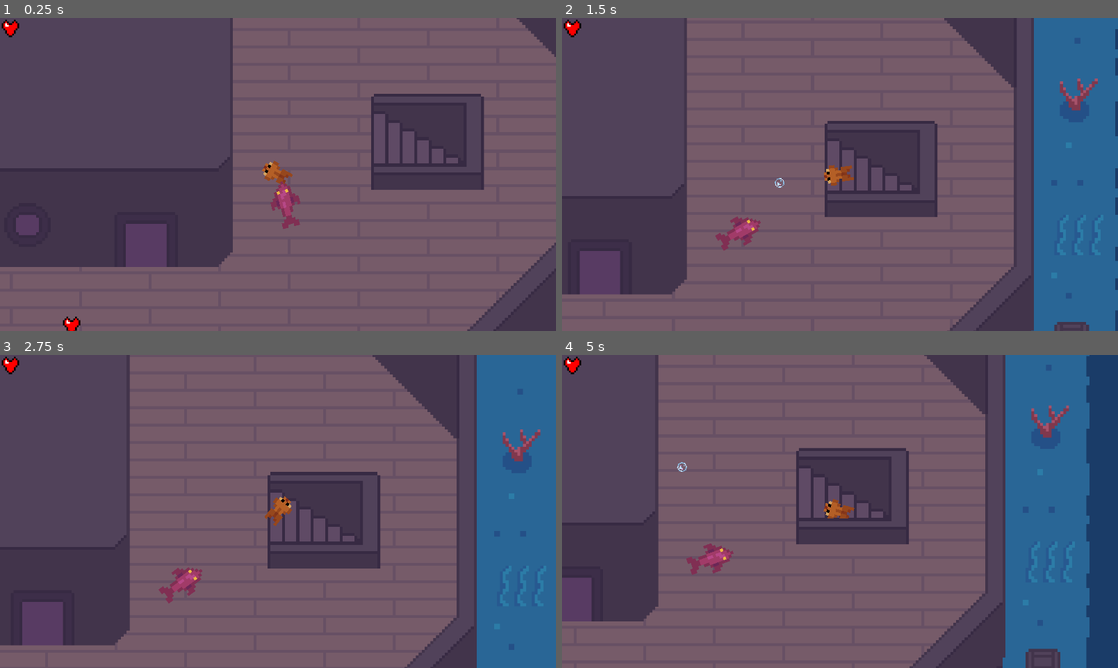
Above: before the commit, frames 1-4 (two rows, left to right).
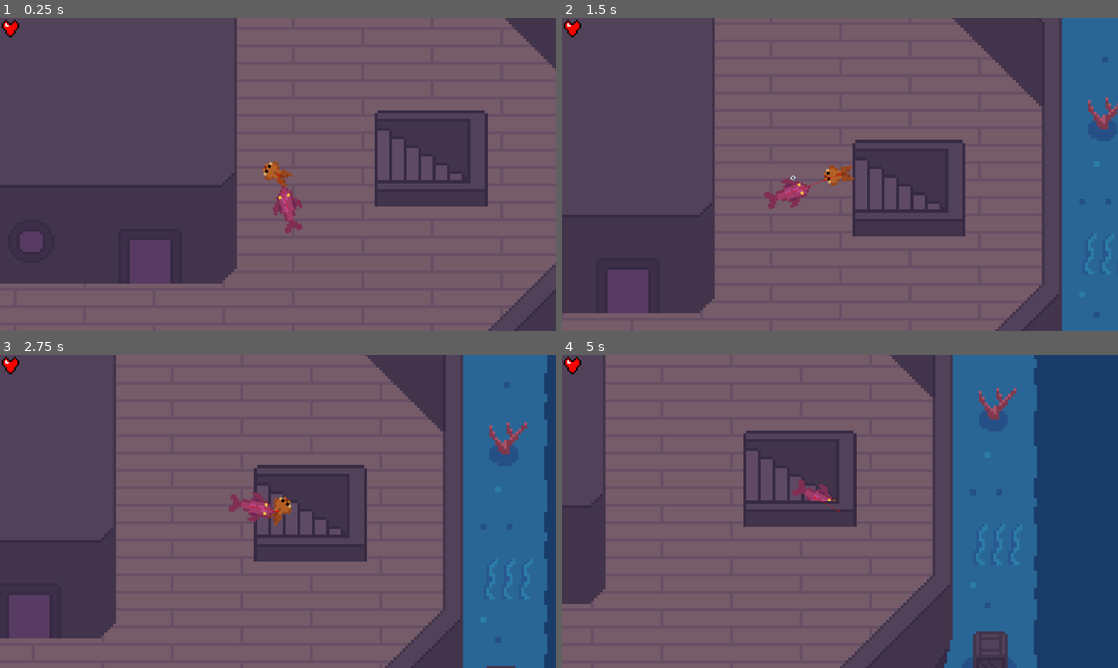
Above: after the commit, the same moments.

Repository: canaryincoalmine/Fish-Society-and-its-Bubbles
Game: Godot game, scene res://Code/Screens/Level 1.tscn
The game is run twice, just before and just after one commit, with the same random seed, the same clock (stepped at 60 frames per second) and the same inputs. This scene is started directly instead of the project's main scene.
Inputs (mouse positions are in pixels of both pictures, inside the frame that each line leads up to):
- Up to frame 1 (0.25 s): no input
- Up to frame 2 (1.5 s): move the mouse to (962, 158) at 0.52 s; tap Space (dash) at 0.6 s; move the mouse to (728, 190) at 1.27 s; click (728, 190) at 1.35 s
- Up to frame 3 (2.75 s): move the mouse to (333, 442) at 2.02 s; tap Space (dash) at 2.1 s
- Up to frame 4 (5 s): move the mouse to (812, 574) at 2.77 s; click (812, 574) at 2.85 s; move the mouse to (1006, 558) at 3.52 s; tap Space (dash) at 3.6 s; move the mouse to (673, 464) at 4.27 s; click (673, 464) at 4.35 s

The runs differ from the first frame. In frame 1, 9.3% of the frame differs, in the area x 0-100%, y 0-100%; in frame 2, 21%; in frame 3, 14%; in frame 4, 39%, in the area x 0-95%, y 0-100%.

Commit message:
Fixed navigation for level 1.

Diff:
--- a/Code/Screens/Level 1.tscn
+++ b/Code/Screens/Level 1.tscn
@@ -15,8 +15,11 @@
 [ext_resource type="PackedScene" uid="uid://dqhkrfhkhdwoh" path="res://Code/Screens/hud.tscn" id="12_8fd6g"]
 [ext_resource type="PackedScene" uid="uid://cva2gw57wx4ko" path="res://Code/Pickups/heart.tscn" id="14_frw6p"]
 
-[sub_resource type="NavigationPolygon" id="NavigationPolygon_eeqhf"]
-outlines = Array[PackedVector2Array]([PackedVector2Array(-1834, -659, -1700, -807, 808, -809, 1581, -468, 1918, -132, 1920, 596, 1648.84, 878.543, 810, 1247, -1746, 1242, -1835, 1169)])
+[sub_resource type="NavigationPolygon" id="NavigationPolygon_yqgwh"]
+vertices = PackedVector2Array(800, 563.922, 1262, 345.922, 1666.03, 349.078, 1898.05, 502.828, 1558.29, 845.547, 795.977, 1167, 1905.94, -121.68, 1664.97, 35.0313, 800, -428.141, 1262, 284, 1581.79, 238.023, 1597.12, 284, 1262.52, 73.3594, 1259.09, 33.9688, 1571.43, -432.508, 800.93, -765, 744.141, -484, -1693.95, -766.992, -372.031, -484, -429, -429.258, -429, 574.078, -1693.8, 1167, -1814, 1044.88, -1816.99, -647.773)
+polygons = Array[PackedInt32Array]([PackedInt32Array(0, 1, 2, 3, 4, 5), PackedInt32Array(6, 3, 2, 7), PackedInt32Array(1, 0, 8, 9), PackedInt32Array(10, 11, 9, 12), PackedInt32Array(12, 9, 8, 13), PackedInt32Array(14, 6, 7, 13, 8, 15), PackedInt32Array(15, 8, 16), PackedInt32Array(17, 15, 16, 18), PackedInt32Array(17, 18, 19), PackedInt32Array(20, 0, 5, 21), PackedInt32Array(17, 19, 20, 21, 22, 23)])
+outlines = Array[PackedVector2Array]([PackedVector2Array(-1698, -777, 803, -775, 1577, -441, 1916, -126, 1908, 507, 1564, 854, 798, 1177, -1698, 1177, -1824, 1049, -1827, -652)])
+parsed_collision_mask = 4294967289
 
 [node name="Main2" type="Node2D"]
 script = ExtResource("1_p740o")
@@ -34,59 +37,55 @@
 stream = ExtResource("4_icb3t")
 volume_db = -15.768
 
-[node name="NavigationRegion2D" type="NavigationRegion2D" parent="."]
-navigation_polygon = SubResource("NavigationPolygon_eeqhf")
-navigation_layers = 3
+[node name="NavigationRegion2D2" type="NavigationRegion2D" parent="."]
+navigation_polygon = SubResource("NavigationPolygon_yqgwh")
 
-[node name="StaticBody2D" type="StaticBody2D" parent="NavigationRegion2D"]
+[node name="NavigationObstacle2D" type="NavigationObstacle2D" parent="NavigationRegion2D2"]
 scale = Vector2(10, 10)
+vertices = PackedVector2Array(-170.7, -80.7, -183.5, -68.3, -183.5, 105.6, -173.5, 115.5, -171, 124, 81, 124, 85, 116, 155.5, 86.4, 157, 86, 192.6, 50.4, 192.5, -10.6, 159, -44, 81, -78, 79.5, -80.9)
 
-[node name="MainBackground" type="Sprite2D" parent="NavigationRegion2D/StaticBody2D"]
+[node name="MainBackground" type="Sprite2D" parent="NavigationRegion2D2"]
 show_behind_parent = true
+scale = Vector2(10, 10)
 texture = ExtResource("2_8mxin")
 
-[node name="CollisionPolygon2D" type="CollisionPolygon2D" parent="NavigationRegion2D/StaticBody2D"]
-position = Vector2(0, 26.4)
-build_mode = 1
-polygon = PackedVector2Array(-183.4, -94.8, -170.7, -107.1, -117.262, -107.142, 80.7, -107.3, 158.3, -73, 191.7, -39.6, 192.6, 33.1, 162.2, 63, 81.4, 97.5, -175.7, 98, -183.5, 89.9)
-
-[node name="StaticBody2D2" type="StaticBody2D" parent="NavigationRegion2D"]
+[node name="StaticBody2D2" type="StaticBody2D" parent="NavigationRegion2D2"]
 position = Vector2(191, 65)
 scale = Vector2(10, 10)
 
-[node name="UnderwaterDeckRoom" type="Sprite2D" parent="NavigationRegion2D/StaticBody2D2"]
+[node name="UnderwaterDeckRoom" type="Sprite2D" parent="NavigationRegion2D2/StaticBody2D2"]
 show_behind_parent = true
 texture = ExtResource("3_bcxjj")
 
-[node name="CollisionPolygon2D" type="CollisionPolygon2D" parent="NavigationRegion2D/StaticBody2D2"]
+[node name="CollisionPolygon2D" type="CollisionPolygon2D" parent="NavigationRegion2D2/StaticBody2D2"]
 polygon = PackedVector2Array(-61, 49.9, 59.9, 48.9, 59.9, -48.9, 54.9, -53.9, -55.9, -53.9, -61, -49)
 
-[node name="StaticBody2D3" type="StaticBody2D" parent="NavigationRegion2D"]
+[node name="StaticBody2D3" type="StaticBody2D" parent="NavigationRegion2D2"]
 position = Vector2(1467, 177)
 scale = Vector2(10, 10)
 
-[node name="UnderwaterStairs" type="Sprite2D" parent="NavigationRegion2D/StaticBody2D3"]
+[node name="UnderwaterStairs" type="Sprite2D" parent="NavigationRegion2D2/StaticBody2D3"]
 show_behind_parent = true
 texture = ExtResource("4_e5a6p")
 
-[node name="CollisionPolygon2D" type="CollisionPolygon2D" parent="NavigationRegion2D/StaticBody2D3"]
+[node name="CollisionPolygon2D" type="CollisionPolygon2D" parent="NavigationRegion2D2/StaticBody2D3"]
 polygon = PackedVector2Array(-19.5, 15.9, 18.9, 16.2, 18.8, -13.2, -19.7, -13.3, -19.5, -11, 12.3, 5.4, 14.4, 11.7, -19.5, 11.7)
 
-[node name="UnderwaterStairsTopLayer" type="Sprite2D" parent="NavigationRegion2D"]
+[node name="UnderwaterStairsTopLayer" type="Sprite2D" parent="NavigationRegion2D2"]
 top_level = true
 visibility_layer = 3
 position = Vector2(1467, 179)
 scale = Vector2(10, 10)
 texture = ExtResource("5_82kac")
 
-[node name="ShipTopLayer" type="Sprite2D" parent="NavigationRegion2D"]
+[node name="ShipTopLayer" type="Sprite2D" parent="NavigationRegion2D2"]
 top_level = true
 visibility_layer = 3
 position = Vector2(1.52588e-05, 7.62939e-06)
 scale = Vector2(10, 10)
 texture = ExtResource("6_tsaih")
 
-[node name="DeckRoomTopLayer" type="Sprite2D" parent="NavigationRegion2D"]
+[node name="DeckRoomTopLayer" type="Sprite2D" parent="NavigationRegion2D2"]
 top_level = true
 visibility_layer = 3
 position = Vector2(191, 65)
